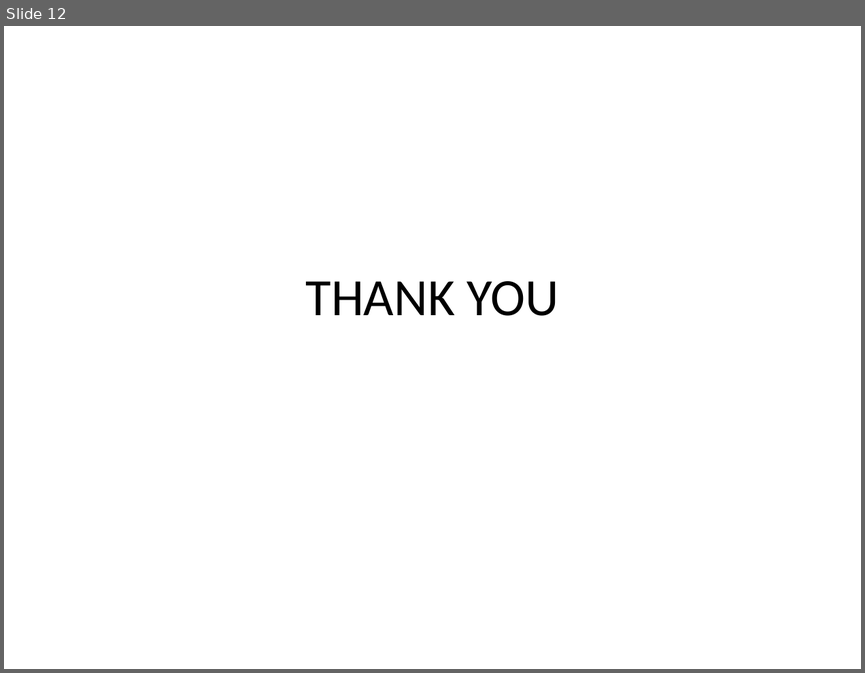
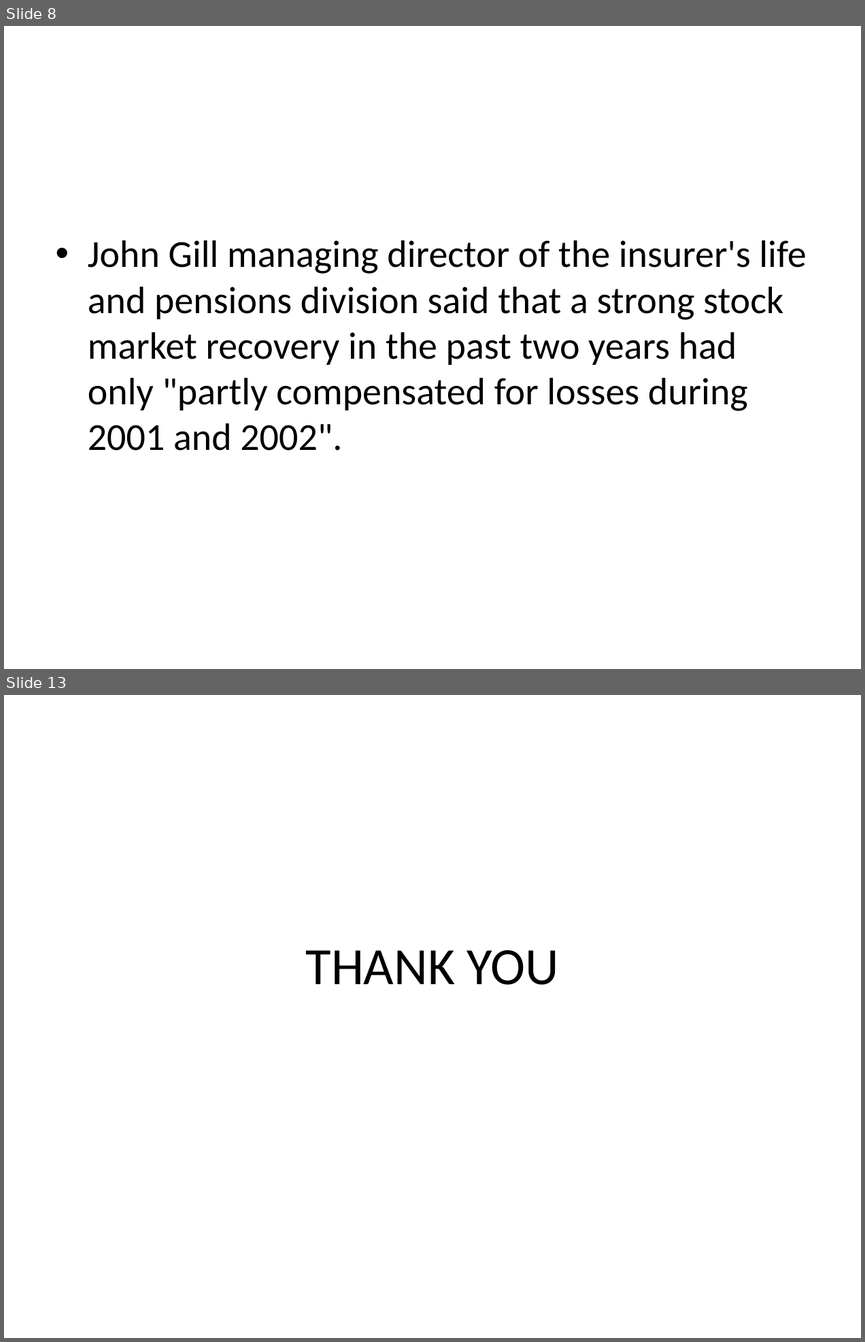
Before and after one commit to MayankVachher/Shortie, a slide deck: title.pptx. Shown one above the other, each under a label of ours: slide 12 before the commit, slides 8 and 13 after it; the slides between them are not shown. The pictures are 865x673 and 865x1342 pixels, drawn with LibreOffice and Linux fonts; fonts in the diff are those of the drawing. Boxes give left, top, right and bottom in pixels: in the first picture for what was removed or moved away, otherwise in the second. Text is boxed around its words. In the diff, an @@ line names an element or a change of style, - is before the commit and + after.

```diff
--- a/title.pptx
+++ b/title.pptx
@@ slide 8 added at [4,26,861,669], background #FFFFFF @@
@@ text added at [88,240,806,450], 32 pt, text #000000 @@
+• John Gill managing director of the insurer's life and pensions division said that a strong stock market recovery in the past two years had only "partly compensated for losses during 2001 and 2002".
@@ what was slide 12 is now slide 13 @@
```
Also in this commit, not shown: 11 other slides added, 11 slides removed, 12 other files.
